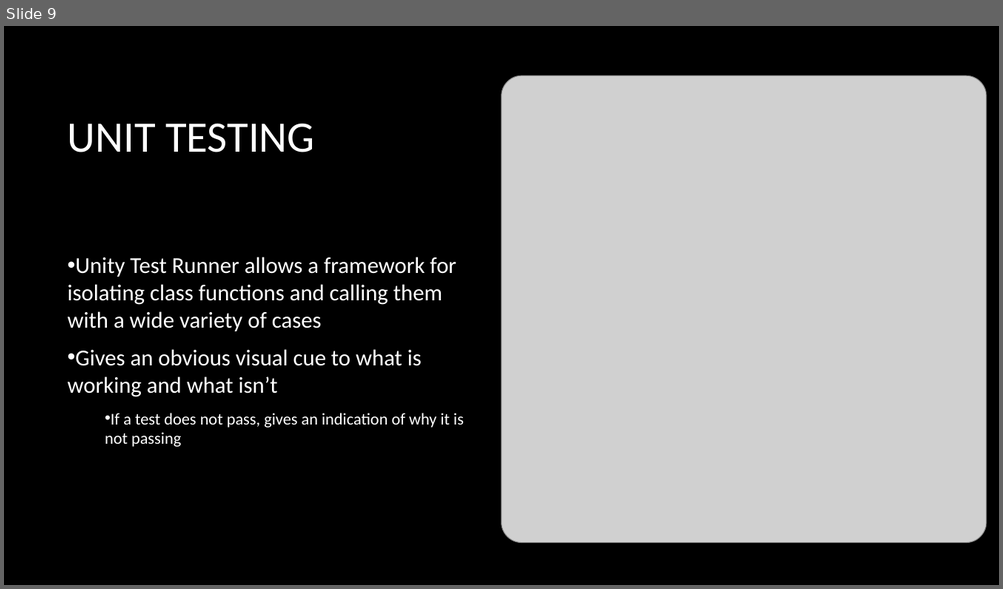
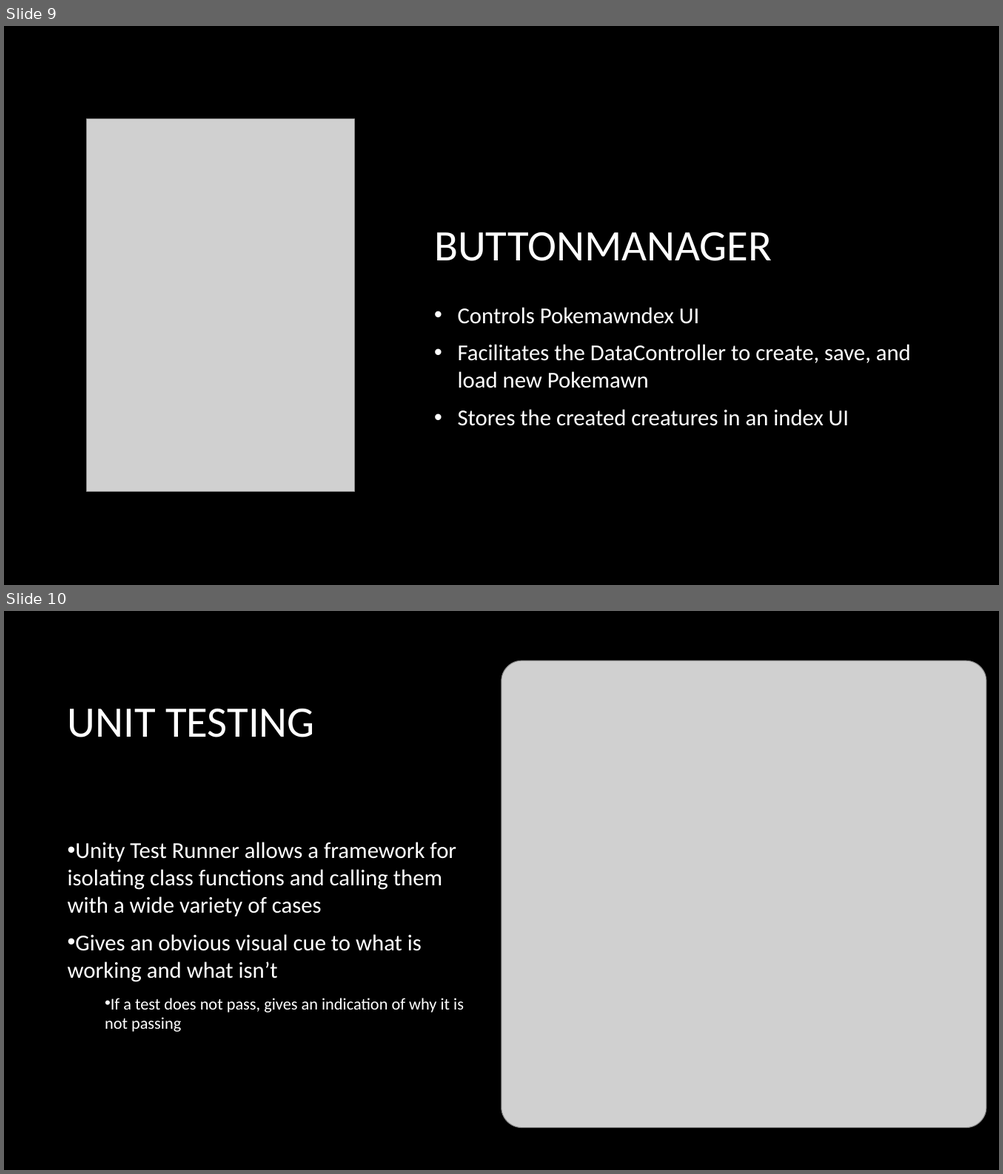
Before and after one commit to Folrig/GAM-53_SystemsFinal, a slide deck: PokemawnFinalPresentation.pptx. Shown one above the other, each under a label of ours: slide 9 before the commit, slides 9 and 10 after it. The pictures are 1003x589 and 1003x1174 pixels, drawn with LibreOffice and Linux fonts; fonts in the diff are those of the drawing; grey boxes stand for pictures; background and template pictures are left out. Boxes give left, top, right and bottom in pixels: in the first picture for what was removed or moved away, otherwise in the second. Text is boxed around its words. In the diff, an @@ line names an element or a change of style, - is before the commit and + after.

```diff
--- a/PokemawnFinalPresentation.pptx
+++ b/PokemawnFinalPresentation.pptx
@@ slide 9 added at (x1=4, y1=26, x2=999, y2=585), background picture (left out) @@
@@ picture added at (x1=87, y1=119, x2=355, y2=492) @@
@@ title added at (x1=434, y1=232, x2=771, y2=261), 42 pt, text #FFFFFF @@
+BUTTONMANAGER
@@ text added at (x1=458, y1=307, x2=910, y2=426), 22 pt, text #FFFFFF @@
+• Controls Pokemawndex UI
+• Facilitates the DataController to create, save, and load new Pokemawn
+• Stores the created creatures in an index UI
@@ what was slide 9 is now slide 10 @@
```
Also in this commit, not shown: 1 slide changed, 2 other slides added, 2 slides removed, 4 other files.
